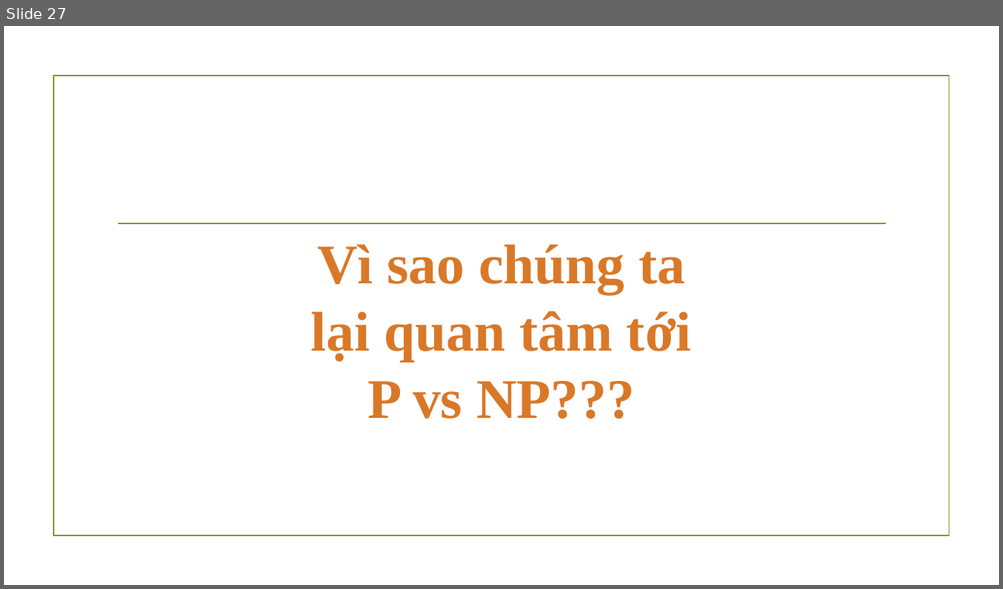
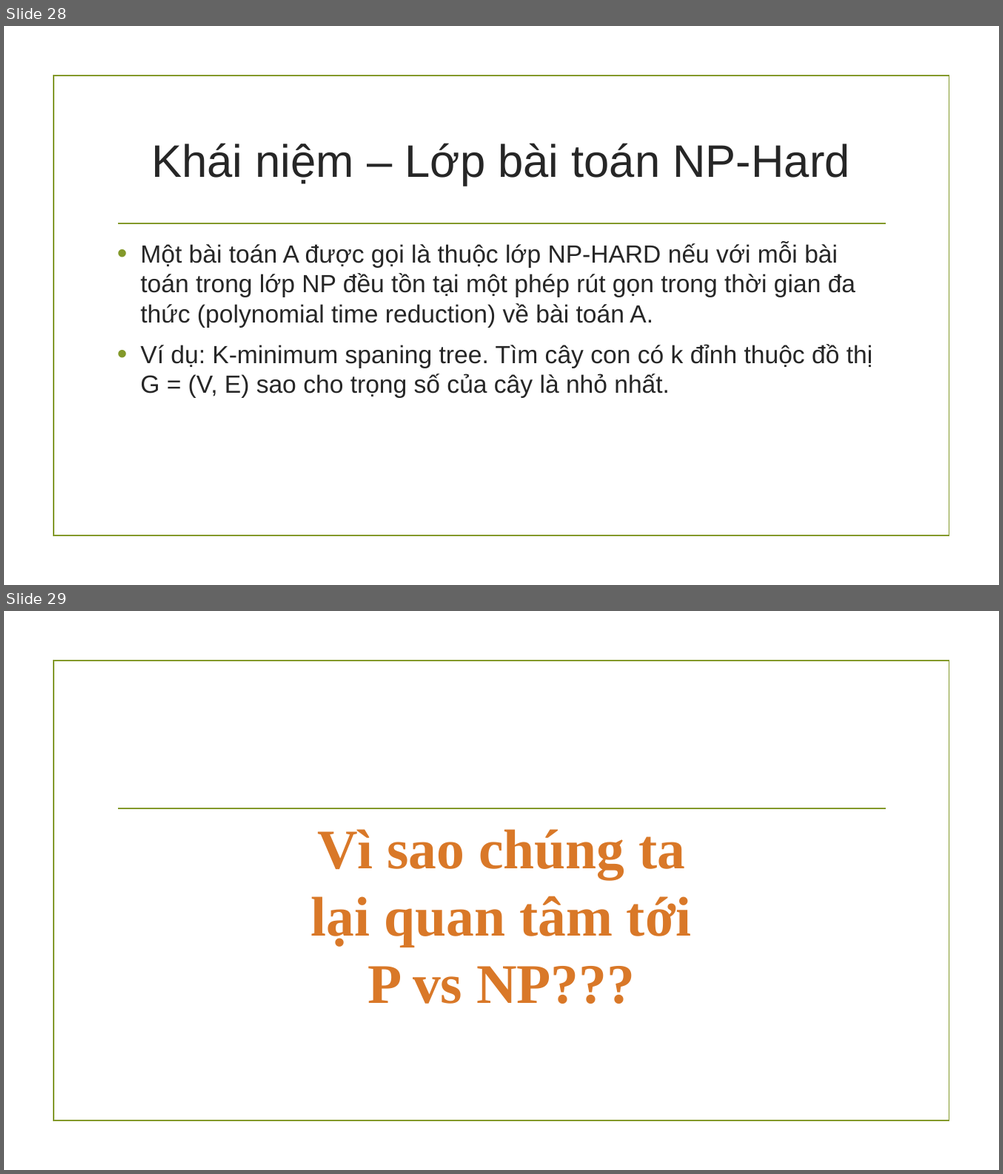
Before and after one commit to hungnguyen0606/PvsNP, a slide deck: Báo cáo đồ án cuối kì.pptx. Shown one above the other, each under a label of ours: slide 27 before the commit, slides 28 and 29 after it. The pictures are 1003x589 and 1003x1174 pixels, drawn with LibreOffice and Linux fonts; fonts in the diff are those of the drawing; background and template pictures are left out. Boxes give left, top, right and bottom in pixels: in the first picture for what was removed or moved away, otherwise in the second. Text is boxed around its words. In the diff, an @@ line names an element or a change of style, - is before the commit and + after.

Commit message:
Update slide: np hard, many one reduction, polynomial time reduction

```diff
--- a/Báo cáo đồ án cuối kì.pptx
+++ b/Báo cáo đồ án cuối kì.pptx
@@ slide 28 added at (x1=4, y1=26, x2=999, y2=585), background picture (left out); not listed: 2 template elements that a slide beside it also shows @@
@@ title added at (x1=151, y1=143, x2=850, y2=186), 44 pt, text #262626 @@
+Khái niệm – Lớp bài toán NP-Hard
@@ text added at (x1=140, y1=243, x2=872, y2=398), 24 pt, text #262626 @@
+• Một bài toán A được gọi là thuộc lớp NP-HARD nếu với mỗi bài toán trong lớp NP đều tồn tại một phép rút gọn trong thời gian đa thức (polynomial time reduction) về bài toán A.
+• Ví dụ: K-minimum spaning tree. Tìm cây con có k đỉnh thuộc đồ thị G = (V, E) sao cho trọng số của cây là nhỏ nhất.
@@ what was slide 27 is now slide 29 @@
```
Also in this commit, not shown: 20 slides changed, 2 other slides added, 1 other file.
